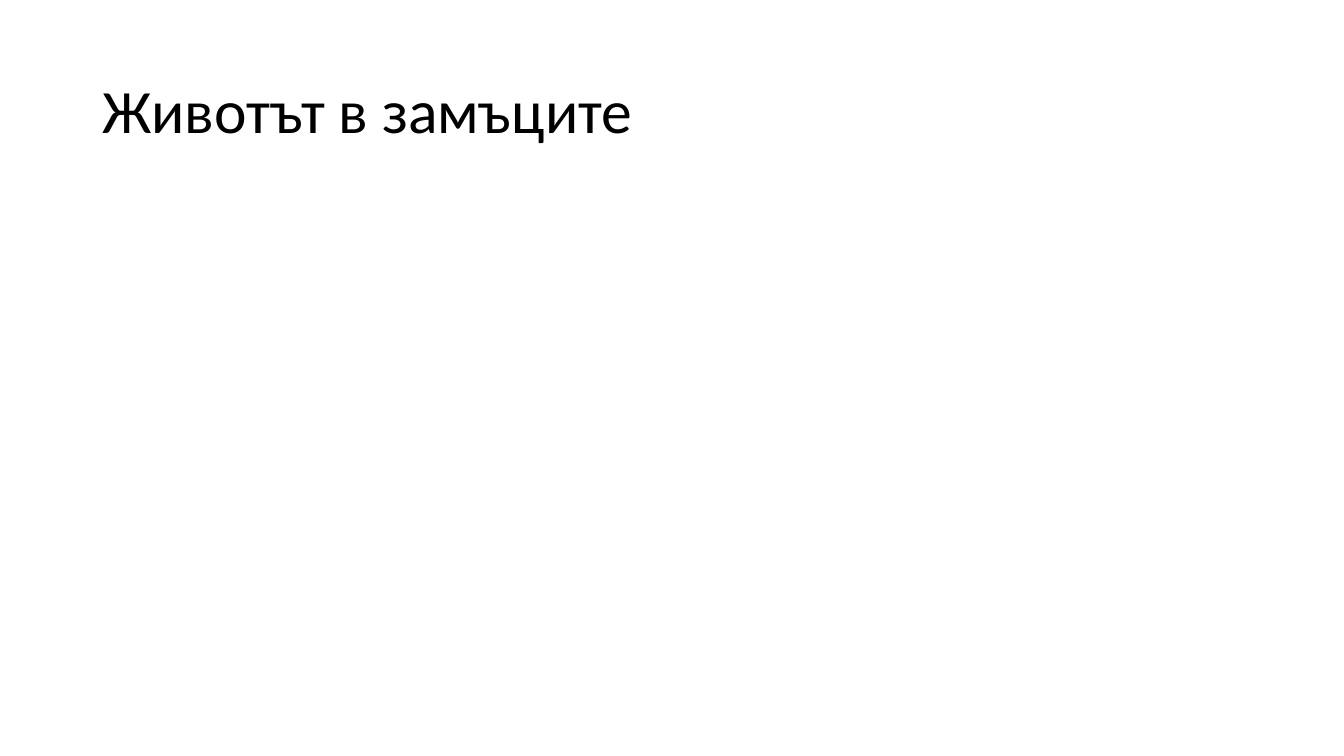
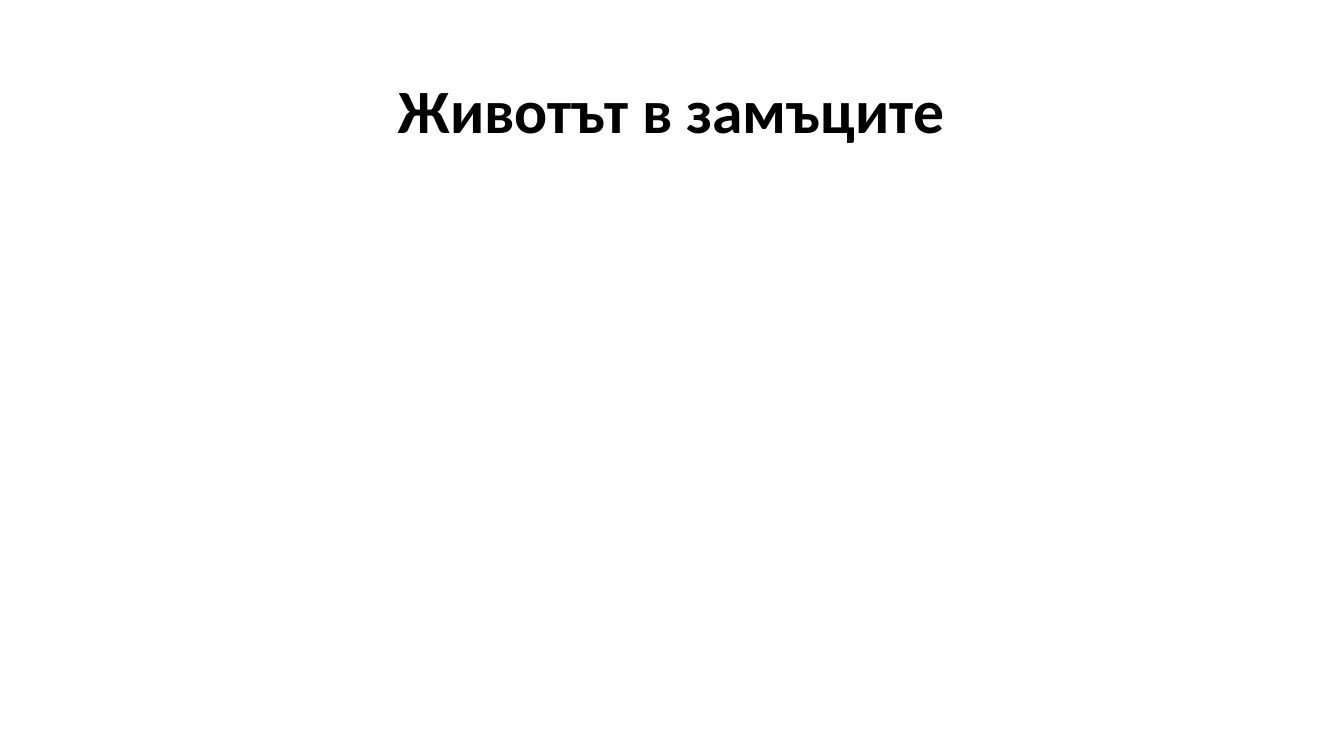
Before and after one commit to zahari02/Prezentaciq, a slide deck: slide 7 of Замъците в Средновековието.pptx (slide 5 before the commit). Drawn at 1344x756 pixels with LibreOffice and Linux fonts; fonts in the diff are those of the drawing. Boxes give left, top, right and bottom in pixels: in the first picture for what was removed or moved away, otherwise in the second. Text is boxed around its words. In the diff, an @@ line names an element or a change of style, - is before the commit and + after.

```diff
--- a/Замъците в Средновековието.pptx
+++ b/Замъците в Средновековието.pptx
@@ title "Животът в замъците" at bbox=[399, 93, 944, 143]: bold on; alignment left to centre @@
```
Also in this commit, not shown: 3 slides added, 1 slide removed.
